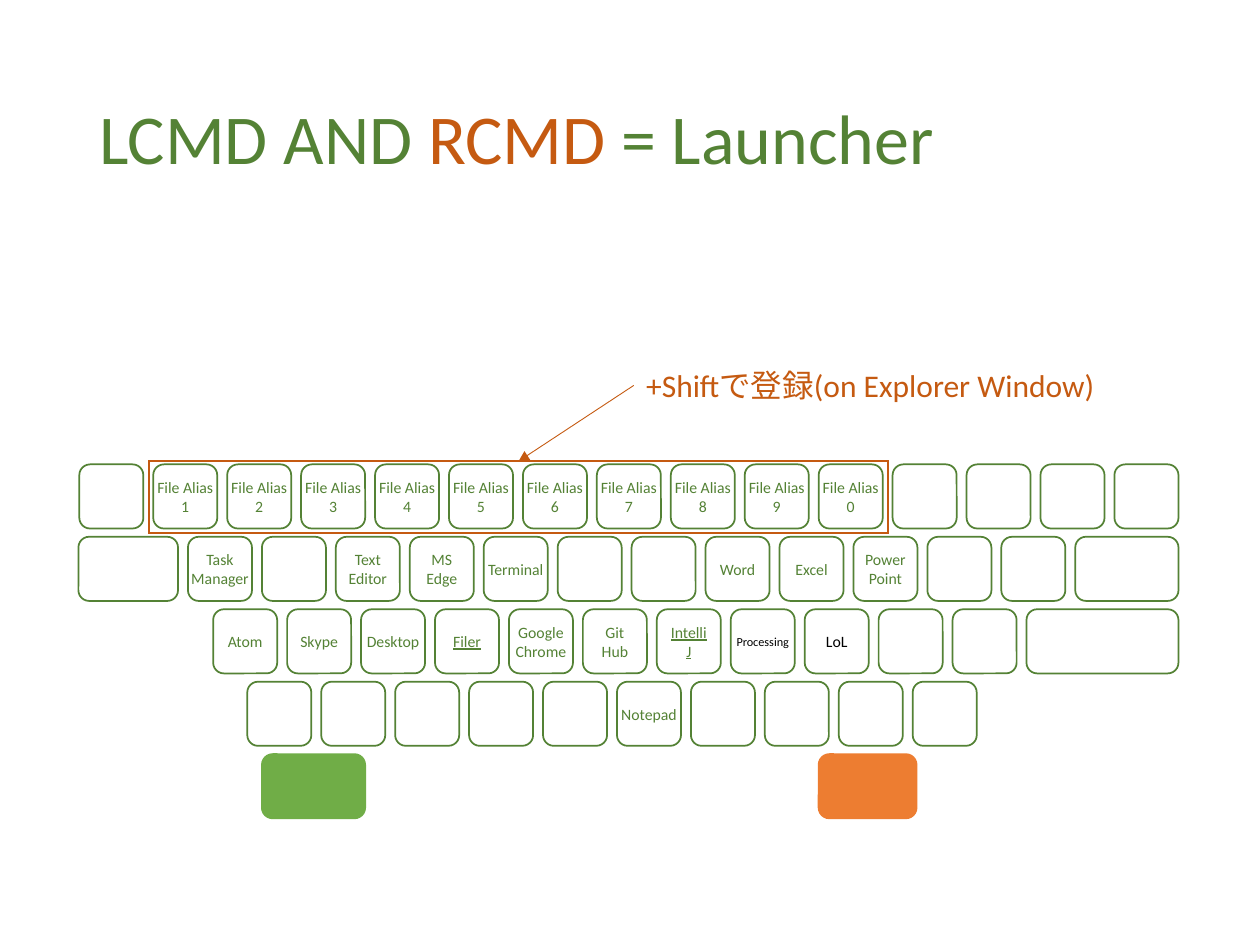
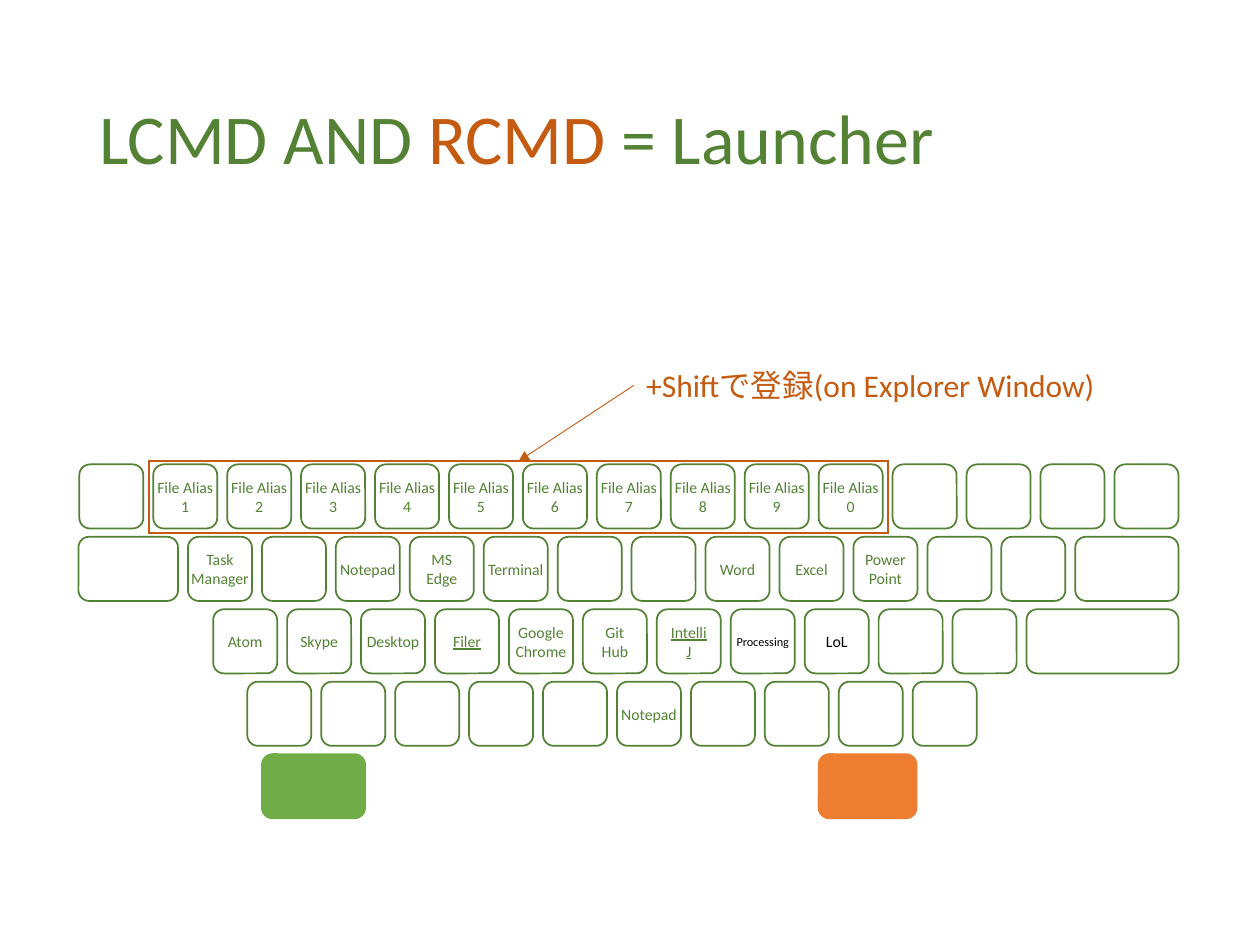
Before and after one commit to ittooo66/myAHK, a slide deck: slide 8 of MANUAL.pptx. Drawn at 1260x945 pixels with LibreOffice and Linux fonts; fonts in the diff are those of the drawing. Boxes give left, top, right and bottom in pixels: in the first picture for what was removed or moved away, otherwise in the second. Text is boxed around its words. In the diff, an @@ line names an element or a change of style, - is before the commit and + after.

```diff
--- a/MANUAL.pptx
+++ b/MANUAL.pptx
@@ text in rounded rectangle at (x1=340, y1=564, x2=396, y2=578): text changed @@
-Text
-Editor
+Notepad
```
Also in this commit, not shown: 1 other slide changed.
